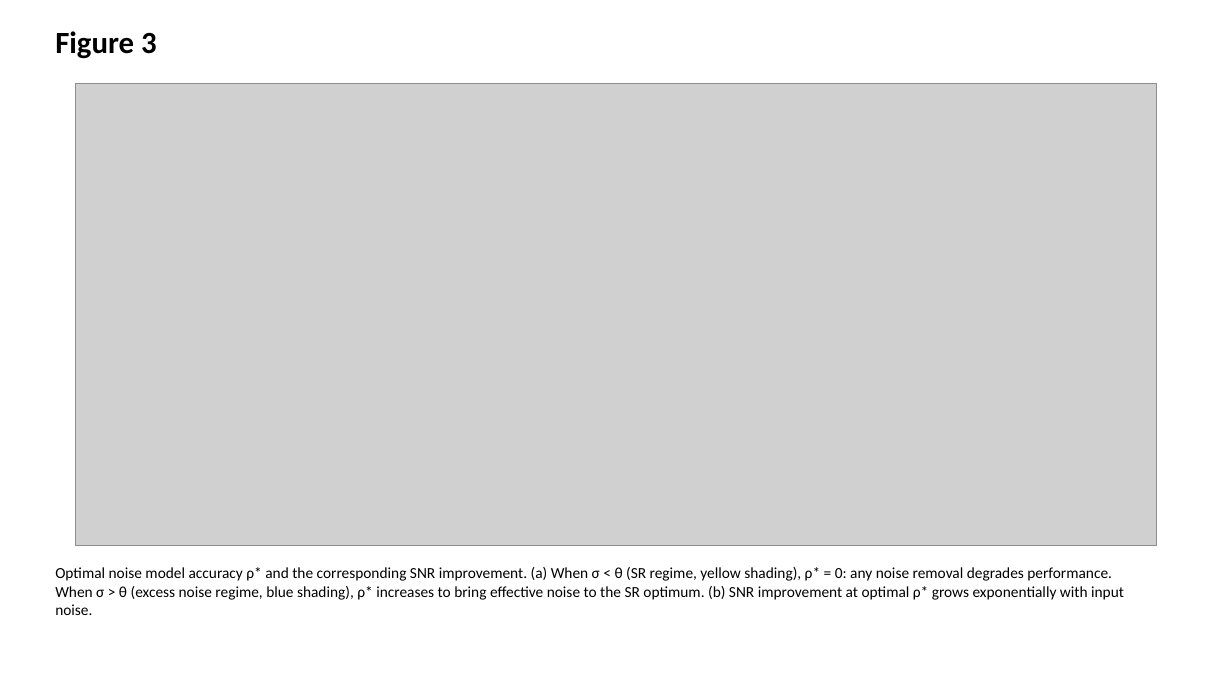
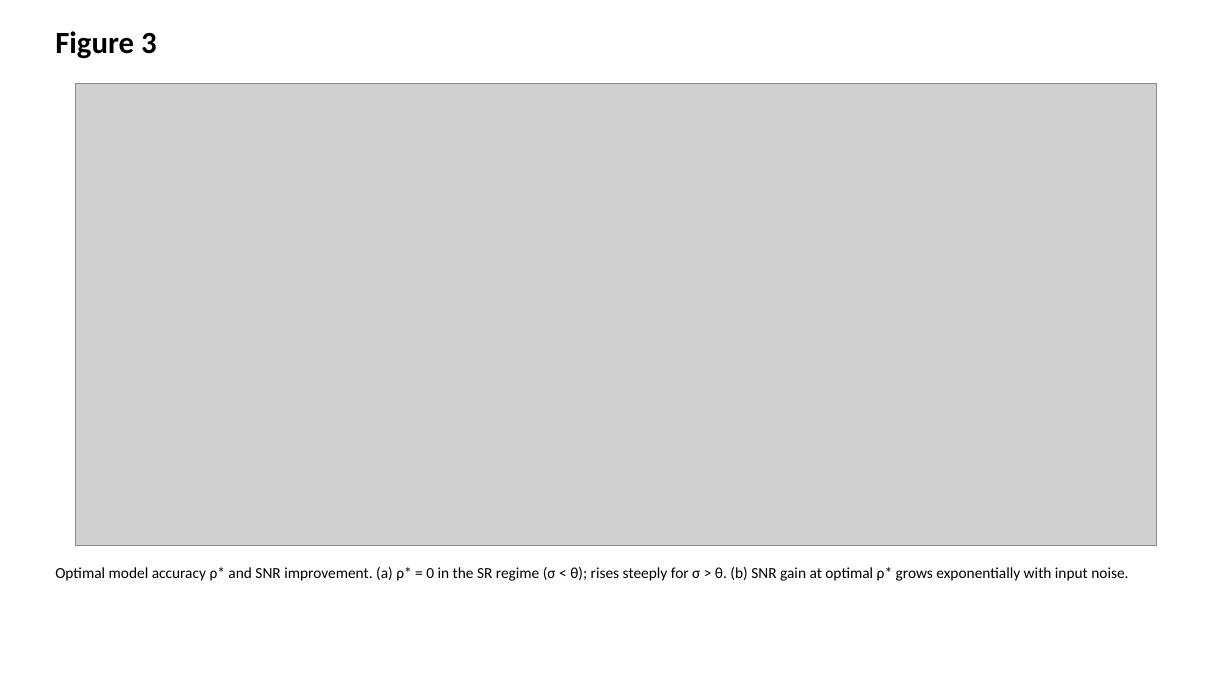
Before and after one commit to bougtoir/heat-accidents-mortality, a slide deck: slide 3 of sr_ancova_framework/pre_submission/figures.pptx. Drawn at 1232x693 pixels with LibreOffice and Linux fonts; fonts in the diff are those of the drawing; grey boxes stand for pictures. Boxes give left, top, right and bottom in pixels: in the first picture for what was removed or moved away, otherwise in the second. Text is boxed around its words. In the diff, an @@ line names an element or a change of style, - is before the commit and + after.

```diff
--- a/sr_ancova_framework/pre_submission/figures.pptx
+++ b/sr_ancova_framework/pre_submission/figures.pptx
@@ text at box(55, 567, 1128, 581): text changed @@
-Optimal noise model accuracy ρ* and the corresponding SNR improvement. (a) When σ < θ (SR regime, yellow shading), ρ* = 0: any noise removal degrades performance. When σ > θ (excess noise regime, blue shading), ρ* increases to bring effective noise to the SR optimum. (b) SNR improvement at optimal ρ* grows exponentially with input noise.
+Optimal model accuracy ρ* and SNR improvement. (a) ρ* = 0 in the SR regime (σ < θ); rises steeply for σ > θ. (b) SNR gain at optimal ρ* grows exponentially with input noise.
```
Also in this commit, not shown: 5 other slides changed, 1 slide added, 1 slide removed, 7 other files.
